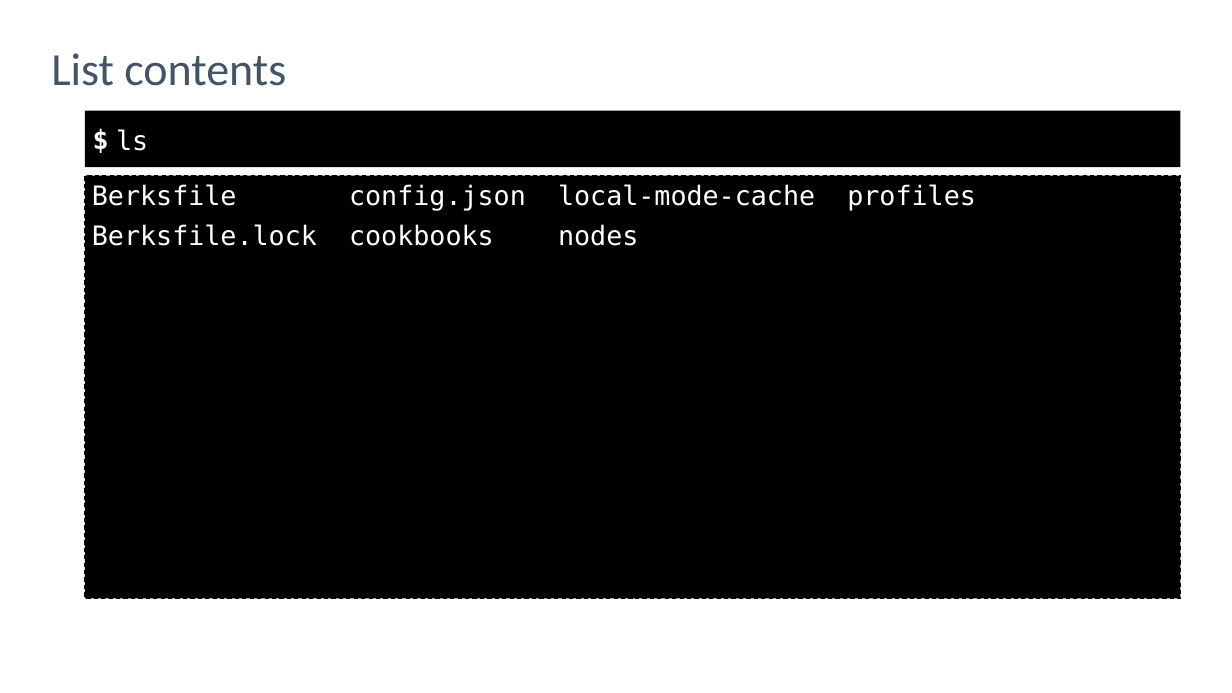
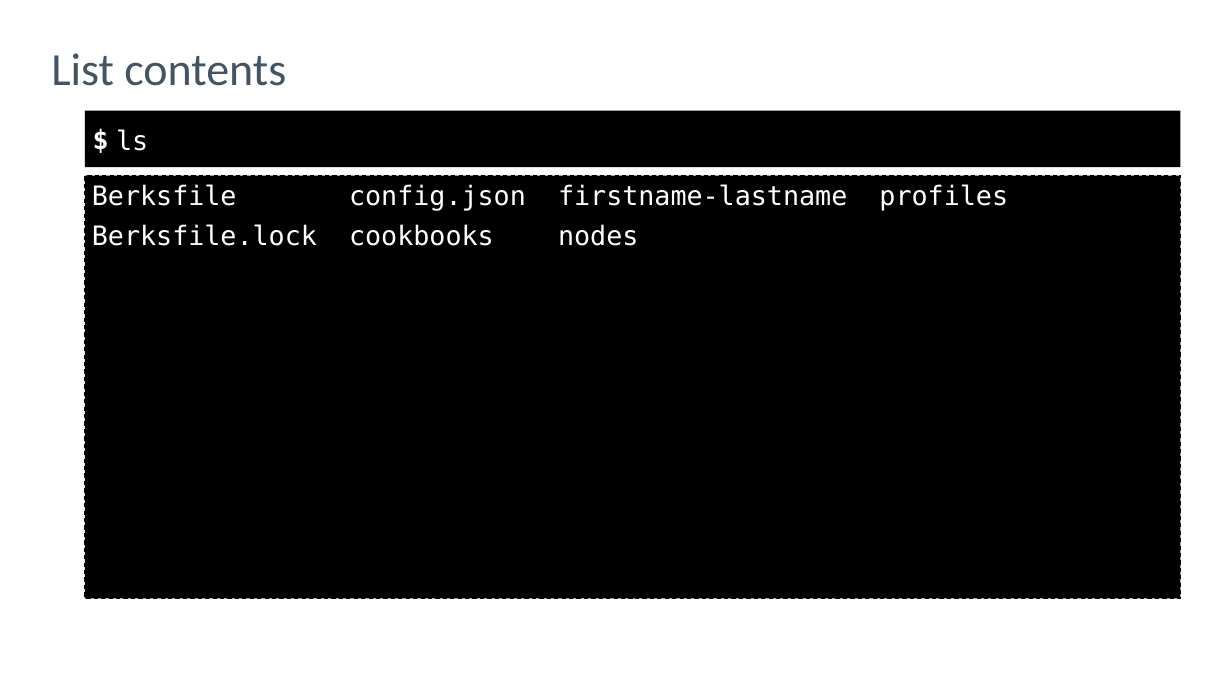
Before and after one commit to nathenharvey/introduction-to-inspec, a slide deck: slide 26 of powerpoint/Continuous-Compliance.pptx. Drawn at 1232x693 pixels with LibreOffice and Linux fonts; fonts in the diff are those of the drawing; background and template pictures are left out. Boxes give left, top, right and bottom in pixels: in the first picture for what was removed or moved away, otherwise in the second. Text is boxed around its words. In the diff, an @@ line names an element or a change of style, - is before the commit and + after.

Commit message:
Pop-up content

```diff
--- a/powerpoint/Continuous-Compliance.pptx
+++ b/powerpoint/Continuous-Compliance.pptx
@@ text at (92,184,1008,211): text changed @@
-Berksfile config.json local-mode-cache profiles
+Berksfile config.json firstname-lastname profiles
```
Also in this commit, not shown: 3 other slides changed, 3 slides added, 2 slides removed, 3 other files.
